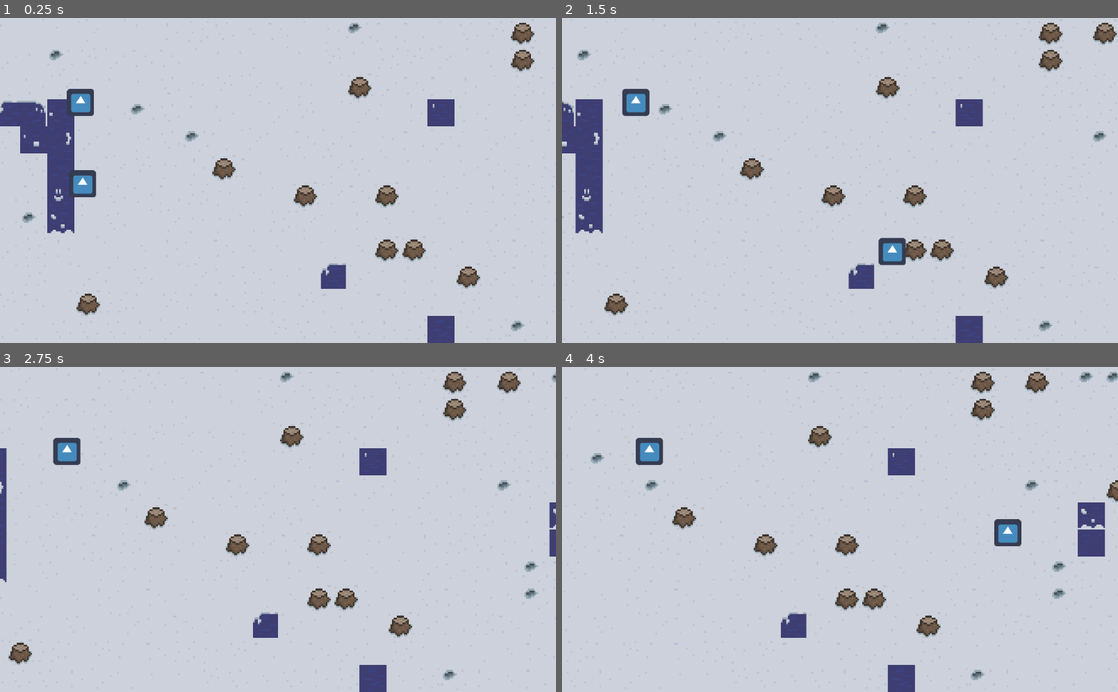
Above: before the commit, frames 1-4 (two rows, left to right).
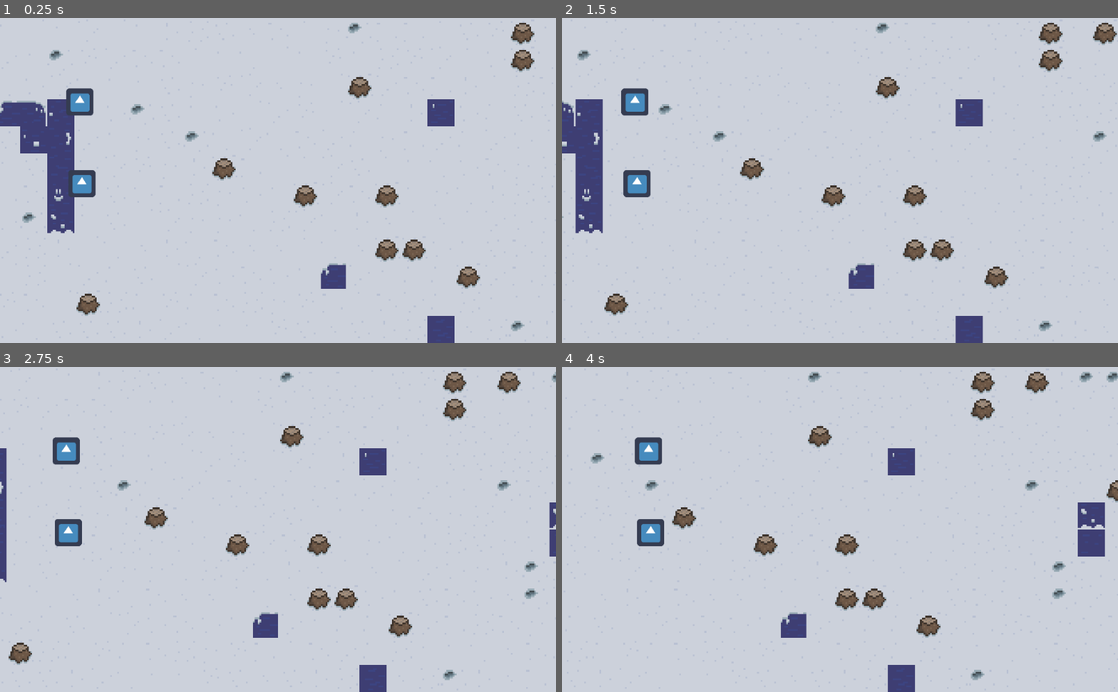
Above: after the commit, the same moments.

Repository: rchin157/gamejamNov2020
Game: Godot game, scene res://Level/Level.tscn
Same seed, same stepped clock (60 frames per second), same inputs: the game is played once before the commit and once after it. The project has no main scene, so this scene is started directly. The engine's default icon, where the game draws it, is replaced by a stand-in: a white triangle on a blue panel in a dark square.
Inputs:
- Up to frame 1 (0.25 s): no input
- Up to frame 2 (1.5 s): hold Right (ui_right) 0.53-1.28 s; hold Down (ui_down) from 1.28 s (still down)
- Up to frame 3 (2.75 s): release Down (ui_down) at 2.03 s; hold Right (ui_right) from 2.03 s (still down)
- Up to frame 4 (4 s): release Right (ui_right) at 2.78 s; hold Up (ui_up) 2.78-3.53 s; hold Left (ui_left) from 3.53 s (still down)

The runs differ from the first frame. In frame 1, 0.2% of the frame differs, in the area x 11-18%, y 21-56%; in frame 2, 0.9%, in the area x 10-62%, y 21-77%; in frame 3, 0.5%; in frame 4, 0.9%.
Error after the commit: Parse Error: Couldn't load the base class: res://Scripts/LevelEntity.gd (res://Scripts/Player.gd:1)

Commit message:
Added Generic Class for world objects

Diff:
--- a/Entities/Player.tscn
+++ b/Entities/Player.tscn
@@ -1,18 +1,28 @@
-[gd_scene load_steps=4 format=2]
+[gd_scene load_steps=5 format=2]
 
 [ext_resource path="res://icon.png" type="Texture" id=1]
 [ext_resource path="res://Scripts/Player.gd" type="Script" id=2]
 
 [sub_resource type="RectangleShape2D" id=1]
-extents = Vector2( 31.7603, 30.5075 )
+extents = Vector2( 31.7603, 31.5183 )
+
+[sub_resource type="RectangleShape2D" id=2]
+extents = Vector2( 30.7009, 11.9668 )
 
 [node name="Player" type="KinematicBody2D"]
 script = ExtResource( 2 )
 
 [node name="icon" type="Sprite" parent="."]
-position = Vector2( 33.8582, 32.9796 )
+position = Vector2( 32, 32 )
 texture = ExtResource( 1 )
 
 [node name="CollisionShape2D" type="CollisionShape2D" parent="."]
-position = Vector2( 33.3731, 32.3136 )
+position = Vector2( 32, 32 )
 shape = SubResource( 1 )
+
+[node name="Area2D" type="Area2D" parent="."]
+
+[node name="CollisionShape2D" type="CollisionShape2D" parent="Area2D"]
+modulate = Color( 0.160784, 0.690196, 0.294118, 1 )
+position = Vector2( 32, 75 )
+shape = SubResource( 2 )
--- a/Scripts/MultiplayerManage.gd
+++ b/Scripts/MultiplayerManage.gd
@@ -10,6 +10,7 @@
 var is_server = false;
 var openingMenu;
 var listeningPlayer;
+var in_world = [];
 
 # Called when the node enters the scene tree for the first time.
 func _ready():
--- a/Scripts/Player.gd
+++ b/Scripts/Player.gd
@@ -1,4 +1,4 @@
-extends KinematicBody2D
+extends "res://Scripts/LevelEntity.gd"
 
 
 # Declare member variables here. Examples:
@@ -7,6 +7,7 @@
 var velocity = Vector2.ZERO;
 var speed = 800;
 var local = true;
+enum directions {UP, DOWN, LEFT, RIGHT}
 
 # Called when the node enters the scene tree for the first time.
 func _ready():
